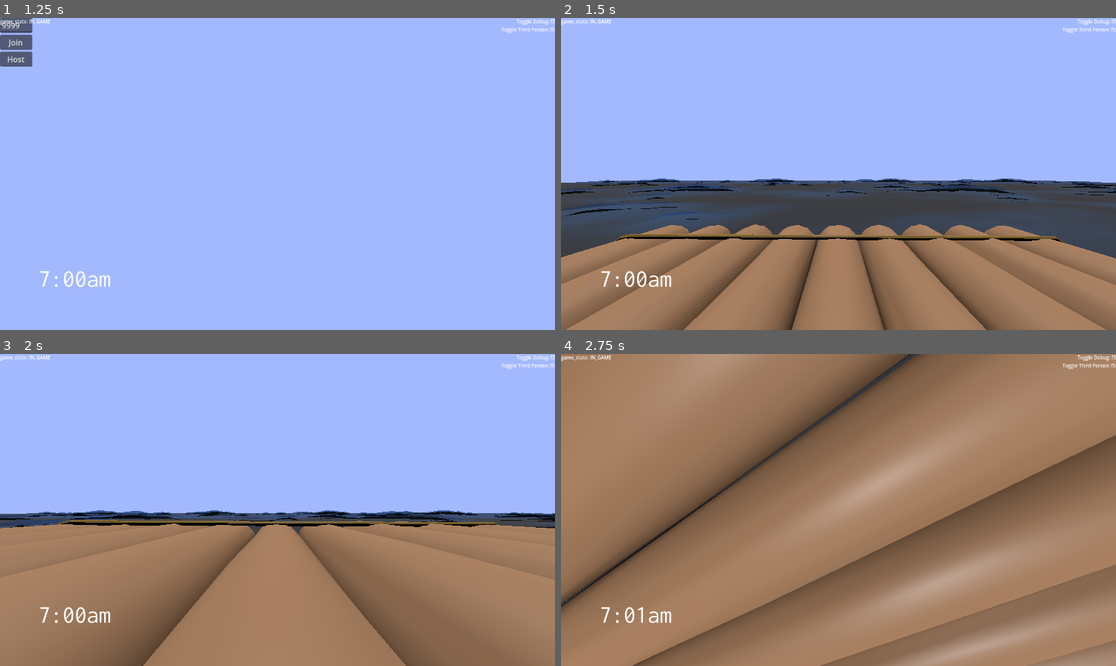
Above: before the commit, frames 1-4 (two rows, left to right).
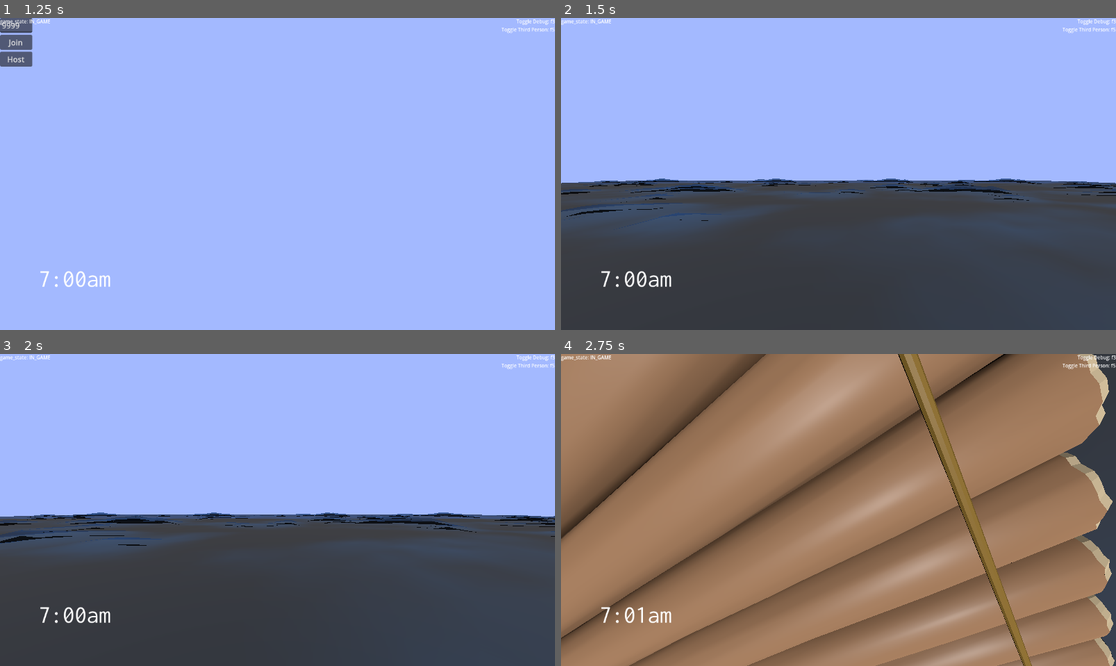
Above: after the commit, the same moments.

Repository: illogicalapple/open-water
Game: Godot game, scene res://scenes/start_menu.tscn
Two runs of this game, one before a commit and one after it. Both use one fixed random seed, a clock stepped at 60 frames per second and the inputs below.
Inputs (mouse positions are in pixels of both pictures, inside the frame that each line leads up to):
- Up to frame 1 (1.25 s): click "start game" at 0.5 s
- Up to frame 2 (1.5 s): click "Host" at 1.25 s
- Up to frame 3 (2 s): no input
- Up to frame 4 (2.75 s): tap Enter at 2 s; move the mouse to (866, 510) at 2.02 s; hold W from 2.03 s (still down); hold Space (jump) from 2.03 s (still down)

Frame 1 is identical in both runs. In frame 2, 31% of the frame differs, in the area x 0-100%, y 51-100%; in frame 3, 48%, in the area x 0-100%, y 50-100%; in frame 4, 43%.

Commit message:
downsizing
everything's too gosh darn big

Diff:
--- a/main.tscn
+++ b/main.tscn
@@ -1,18 +1,12 @@
-[gd_scene load_steps=19 format=3 uid="uid://ce17c81jacq53"]
+[gd_scene load_steps=17 format=3 uid="uid://ce17c81jacq53"]
 
 [ext_resource type="Script" path="res://main.gd" id="1_whca7"]
 [ext_resource type="Shader" path="res://main.gdshader" id="2_6w6rm"]
 [ext_resource type="PackedScene" uid="uid://d2mnnap7exmi7" path="res://scenes/gui.tscn" id="3_lgndg"]
 [ext_resource type="PackedScene" uid="uid://b0ndy6yikdj1u" path="res://assets/3D models/raft.gltf" id="4_bs8uy"]
 
-[sub_resource type="StandardMaterial3D" id="StandardMaterial3D_0ntqk"]
-albedo_color = Color(0.411765, 0.313726, 0.188235, 1)
-
-[sub_resource type="BoxMesh" id="BoxMesh_qy1k6"]
-size = Vector3(32, 0.5, 32)
-
 [sub_resource type="BoxShape3D" id="BoxShape3D_i6wcq"]
-size = Vector3(32, 0.5, 32)
+size = Vector3(9, 0.5, 10)
 
 [sub_resource type="BoxShape3D" id="BoxShape3D_dvrvf"]
 size = Vector3(400, 1, 400)
@@ -56,7 +50,8 @@
 [sub_resource type="BoxMesh" id="BoxMesh_brgo6"]
 
 [sub_resource type="BoxShape3D" id="BoxShape3D_r3y4a"]
-size = Vector3(32, 30, 0.1)
+resource_local_to_scene = true
+size = Vector3(10, 10, 0.1)
 
 [node name="Main" type="Node3D"]
 script = ExtResource("1_whca7")
@@ -89,15 +84,10 @@
 transform = Transform3D(1, 0, 0, 0, 1, 0, 0, 0, 1, -0.310413, -0.0586481, 0.210363)
 
 [node name="raft" parent="Floor" instance=ExtResource("4_bs8uy")]
-transform = Transform3D(18, 0, 0, 0, 18, 0, 0, 0, 18, -14.3, -1.04201, -0.210363)
-
-[node name="Floor" type="MeshInstance3D" parent="Floor"]
-visible = false
-material_override = SubResource("StandardMaterial3D_0ntqk")
-mesh = SubResource("BoxMesh_qy1k6")
-skeleton = NodePath("../..")
+transform = Transform3D(5, 0, 0, 0, 5, 0, 0, 0, 5, -3.58169, -0.827904, 0.909655)
 
 [node name="CollisionShape3D" type="CollisionShape3D" parent="Floor"]
+transform = Transform3D(1, 0, 0, 0, 1, 0, 0, 0, 1, 0.366741, -0.594168, 1.0516)
 shape = SubResource("BoxShape3D_i6wcq")
 
 [node name="Water" type="Area3D" parent="."]
@@ -129,28 +119,28 @@
 [node name="StaticBody3D" type="StaticBody3D" parent="fencing"]
 
 [node name="CollisionShape3D" type="CollisionShape3D" parent="fencing/StaticBody3D"]
-transform = Transform3D(1, 0, 0, 0, 1, 0, 0, 0, 1, 0, 0, 16)
+transform = Transform3D(1, 0, 0, 0, 1, 0, 0, 0, 1, 0.0466152, 2.75031, 6.22161)
+shape = SubResource("BoxShape3D_r3y4a")
+
+[node name="StaticBody3D4" type="StaticBody3D" parent="fencing"]
+transform = Transform3D(1, 0, 0, 0, 1, 0, 0, 0, 1, 0, 0, -9.96179)
+
+[node name="CollisionShape3D" type="CollisionShape3D" parent="fencing/StaticBody3D4"]
+transform = Transform3D(1, 0, 0, 0, 1, 0, 0, 0, 1, 0.0466152, 2.75031, 5.59634)
 shape = SubResource("BoxShape3D_r3y4a")
 
 [node name="StaticBody3D2" type="StaticBody3D" parent="fencing"]
-transform = Transform3D(1, 0, 0, 0, 1, 0, 0, 0, 1, 0, 0, -32)
+transform = Transform3D(-4.37114e-08, 0, 1, 0, 1, 0, -1, 0, -4.37114e-08, 3.47071, 0, 0)
 
 [node name="CollisionShape3D" type="CollisionShape3D" parent="fencing/StaticBody3D2"]
-transform = Transform3D(1, 0, 0, 0, 1, 0, 0, 0, 1, 0, 0, 16)
+transform = Transform3D(1, 0, 0, 0, 1, 0, 0, 0, 1, -1.19062, 2.75031, 1.27352)
 shape = SubResource("BoxShape3D_r3y4a")
 
 [node name="StaticBody3D3" type="StaticBody3D" parent="fencing"]
-transform = Transform3D(-4.37114e-08, 0, 1, 0, 1, 0, -1, 0, -4.37114e-08, 0, 0, -5)
+transform = Transform3D(-4.37114e-08, 0, 1, 0, 1, 0, -1, 0, -4.37114e-08, -6.07238, 0, 0)
 
 [node name="CollisionShape3D" type="CollisionShape3D" parent="fencing/StaticBody3D3"]
-transform = Transform3D(1, 0, 0, 0, 1, 0, 0, 0, 1, -5, 0, 16)
-shape = SubResource("BoxShape3D_r3y4a")
-
-[node name="StaticBody3D4" type="StaticBody3D" parent="fencing"]
-transform = Transform3D(-4.37114e-08, 0, 1, 0, 1, 0, -1, 0, -4.37114e-08, -32, 0, 9.53674e-07)
-
-[node name="CollisionShape3D" type="CollisionShape3D" parent="fencing/StaticBody3D4"]
-transform = Transform3D(1, 0, 0, 0, 1, 0, 0, 0, 1, 0, 0, 16)
+transform = Transform3D(1, 0, 0, 0, 1, 0, 0, 0, 1, -1.19062, 2.75031, 1.70295)
 shape = SubResource("BoxShape3D_r3y4a")
 
 [node name="MultiplayerSpawner" type="MultiplayerSpawner" parent="."]
--- a/player_character/player_character.gd
+++ b/player_character/player_character.gd
@@ -1,9 +1,9 @@
 extends CharacterBody3D
 
-var speed = 10
+var speed = 5
 #var mouse_sensitivity = 0.5
 var veloc=Vector3(0,0,0)
-var jumpheight=30
+var jumpheight=15
 @onready var camera = $Camera3D
 @onready var synchronizer = $MultiplayerSynchronizer
 
@@ -29,7 +29,8 @@
 			velocity.y = 0
 			if Input.is_action_pressed("jump"): position.y += 15 * delta
 		else:
-			if is_on_floor() and Input.is_key_pressed(KEY_SPACE): direction.y +=jumpheight
+			if is_on_floor() and Input.is_key_pressed(KEY_SPACE):
+				direction.y += jumpheight
 		if Input.is_key_pressed(KEY_W): direction -= global_transform.basis.z
 		elif Input.is_key_pressed(KEY_S): direction += global_transform.basis.z
 		if Input.is_key_pressed(KEY_A): direction -= global_transform.basis.x
